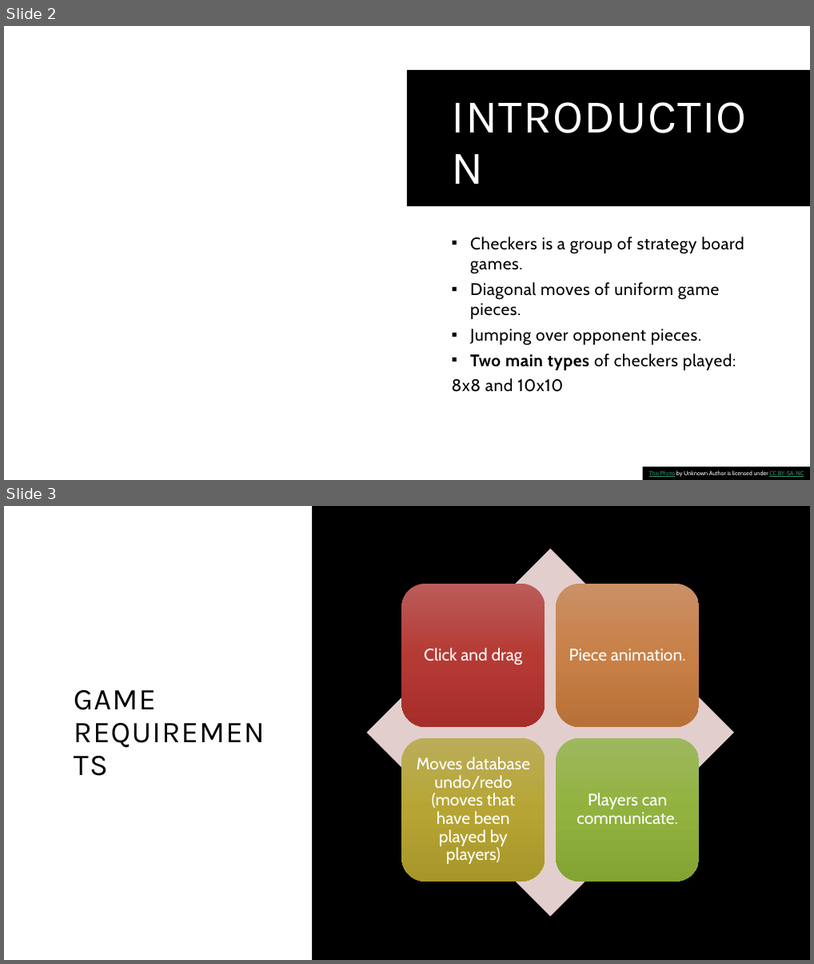
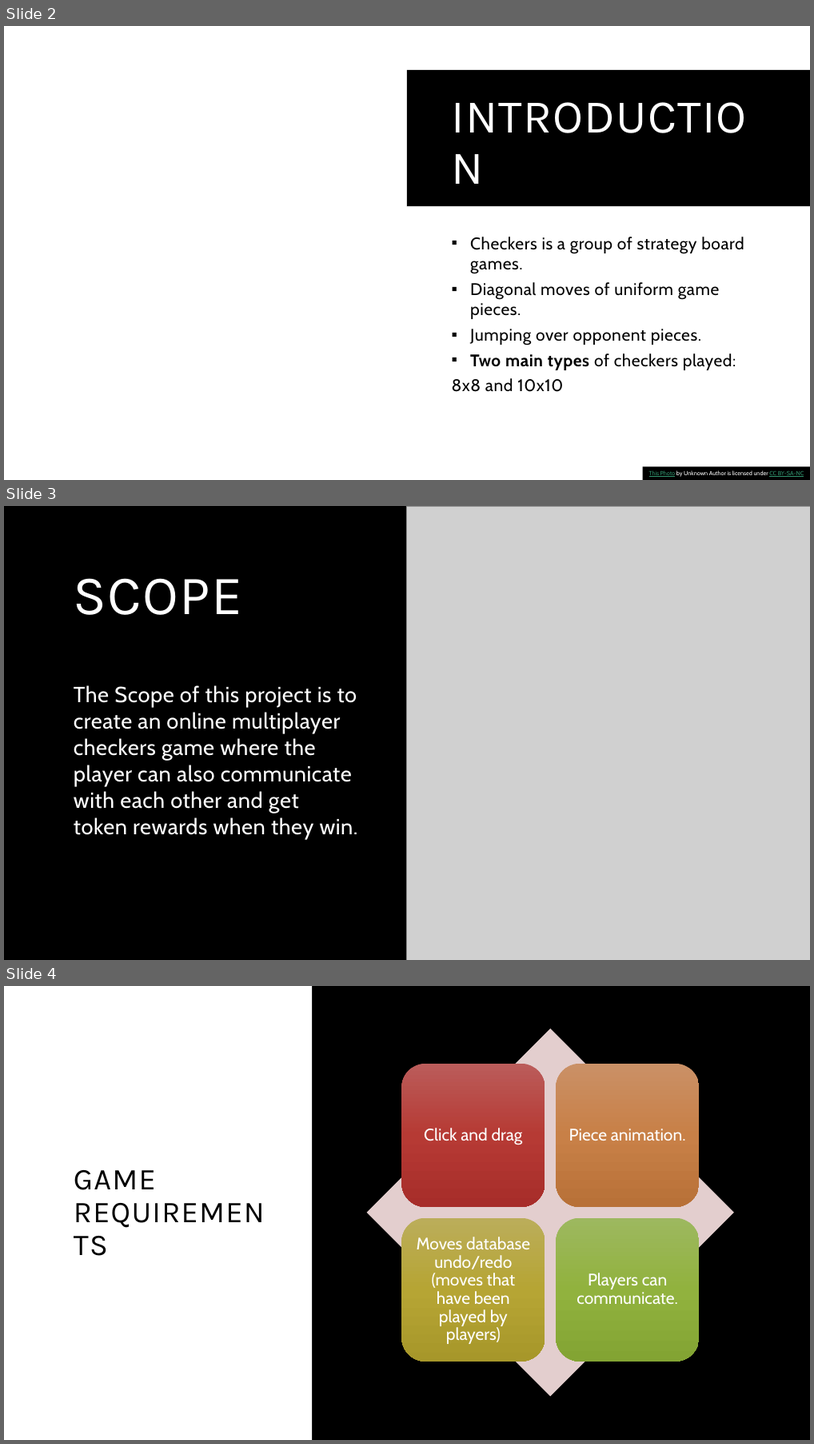
Before and after one commit to vinitop/workshop_team3, a slide deck: doc/checkers_game.pptx. Shown one above the other, each under a label of ours: slides 2 and 3 before the commit, slides 2, 3 and 4 after it. The pictures are 814x964 and 814x1444 pixels, drawn with LibreOffice and Linux fonts; fonts in the diff are those of the drawing; grey boxes stand for pictures; background and template pictures are left out. Boxes give left, top, right and bottom in pixels: in the first picture for what was removed or moved away, otherwise in the second. Text is boxed around its words. In the diff, an @@ line names an element or a change of style, - is before the commit and + after.

Commit message:
updated with scope

```diff
--- a/doc/checkers_game.pptx
+++ b/doc/checkers_game.pptx
@@ slide 3 added at [4, 506, 810, 960], background #000000; not listed: 1 template element that a slide beside it also shows @@
@@ rectangle added at [4, 506, 810, 960], fill #000000 @@
@@ rectangle added at [4, 506, 407, 960], fill #000000 @@
@@ picture added at [407, 506, 810, 960] @@
@@ title added at [74, 578, 242, 615], 66 pt, text #FFFFFF @@
+SCOPE
@@ text added at [74, 685, 358, 839], 26 pt, text #FFFFFF @@
+The Scope of this project is to create an online multiplayer checkers game where the player can also communicate with each other and get token rewards when they win.
@@ what was slide 3 is now slide 4 @@
```
Also in this commit, not shown: 1 slide changed.
